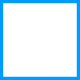
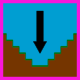
Layers edited between the first and the second w=80, h=80 image:
painted on "Copy of Layer 3" over [0, 0, 80, 80]
showed group "Crater" (5 layers) over [0, 0, 80, 80]
